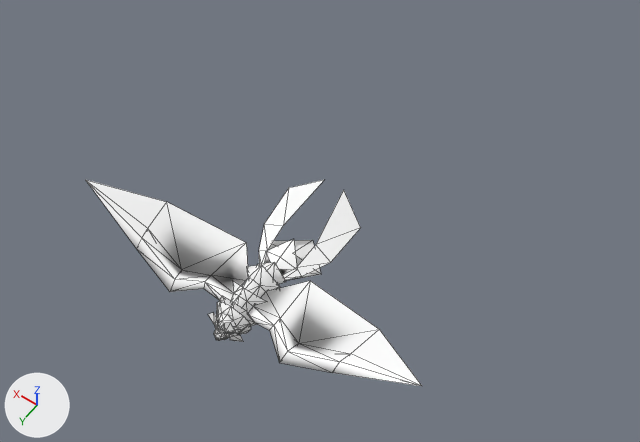
Renders of the FBX model Effect#1/Assets/Graphicsdata/FX/FBX/eff_eagle_001.FBX from each side of a commit.
Rendered twice from a 50 mm camera at (-3.05, 3.22, 6.63) aimed at (-0.07, -0.95, 0.08). Lighting does not change. The marker at lower left points along +X, +Y and +Z. Mesh edges are drawn as thin lines. Where no turn or scale is listed for an object, it has been applied to the vertices. Vertices at the same position are counted once.

The scene before the commit, as lines of its bpy script (objects in view):
```python
me_mesh = bpy.data.meshes.new('Mesh')
me_mesh.from_pydata(...)  # 308 vertices, 568 faces; spans x -1.82..1.81, y -1.31..0.48, z -0.46..0.42
# faces by material slot: [244, 324]
me_mesh.materials.append(mat_mtl1)  # white #ffffff
me_mesh.materials.append(mat_mtl0)  # white #ffffff
ob_eff_eagle_001 = bpy.data.objects.new('eff_eagle_001', me_mesh)
ob_eff_eagle_001.location = (0.005, 0.029, -0.004)
```
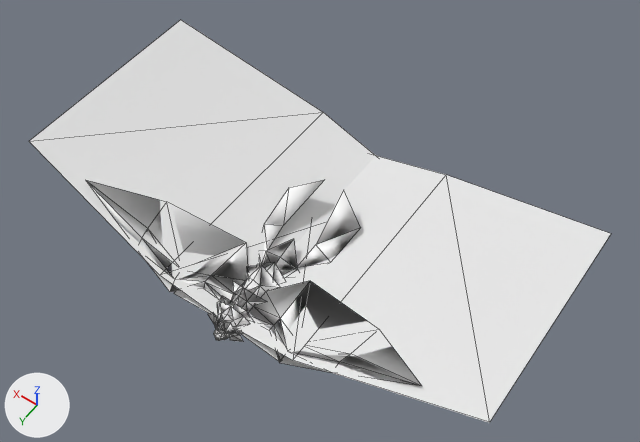
The change, as a list of edits to the scene's bpy script:
```text
Change me_mesh:
    where me_mesh.from_pydata(...)  # 308 vertices, 568 faces; spans x -1.82..1.81, y -1.31..0.48, z -0.46..0.42
    used by ob_eff_eagle_001; location = (0.005, 0.029, -0.004)
    me_mesh part 1: its shading normals changed
Add me_mesh_001:
    me_mesh_001.from_pydata([(-0.58, -1.94, -0.14), (2.46, -1.96, 0.57), (-0.58, 0.39, -0.14), (2.46, 0.19, 0.57), (0.62, -1.94, -0.14), (-2.41, -1.96, 0.57), (0.62, 0.39, -0.14), (-2.41, 0.19, 0.57), (0.75, 0.39, 0.04), (0.75, -2.14, 0.04), (-0.73, 0.39, 0.04), (-0.73, -2.14, 0.04)], [], [(0, 9, 8), (8, 2, 0), (10, 11, 4), (4, 6, 10), (9, 1, 3), (3, 8, 9), (7, 5, 11), (11, 10, 7)])
Add ob_eff_eagle_002:
    ob_eff_eagle_002 = bpy.data.objects.new('eff_eagle_002', me_mesh_001)
    ob_eff_eagle_002.location = (0.005, -0.024, 0.0)
```

Where the change shows, as pixel boxes (x1, y1, x2, y2) in the pictures (640 x 442 px):
'eff_eagle_002', added: after (29, 20, 611, 423)
'eff_eagle_001', shading changed: (86, 180, 422, 386) in both
